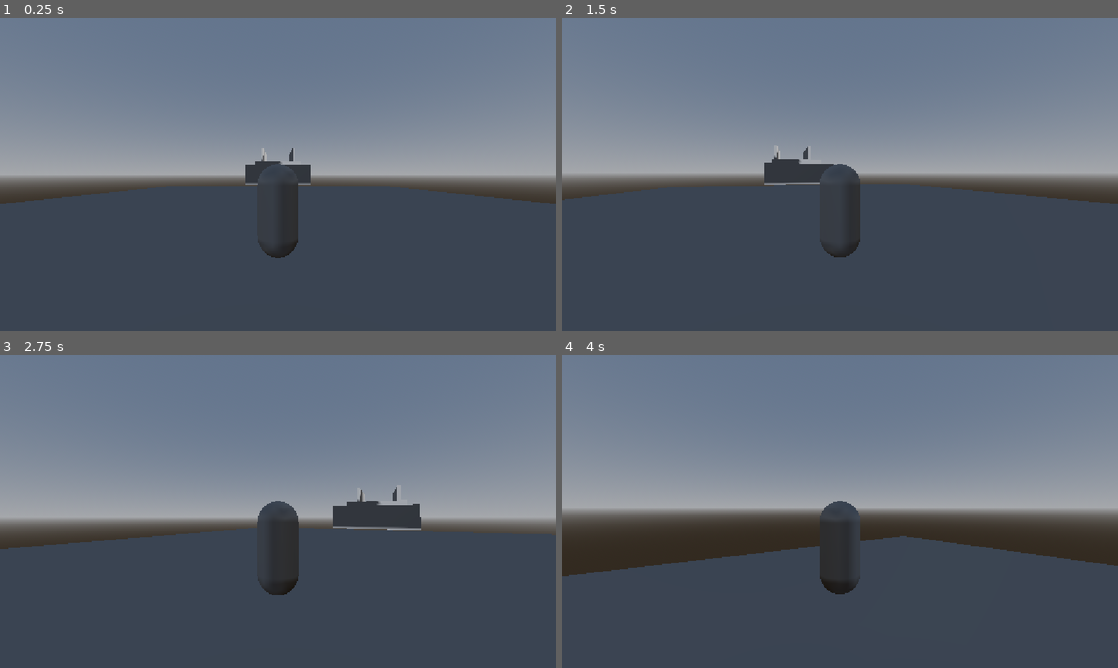
Above: before the commit, frames 1-4 (two rows, left to right).
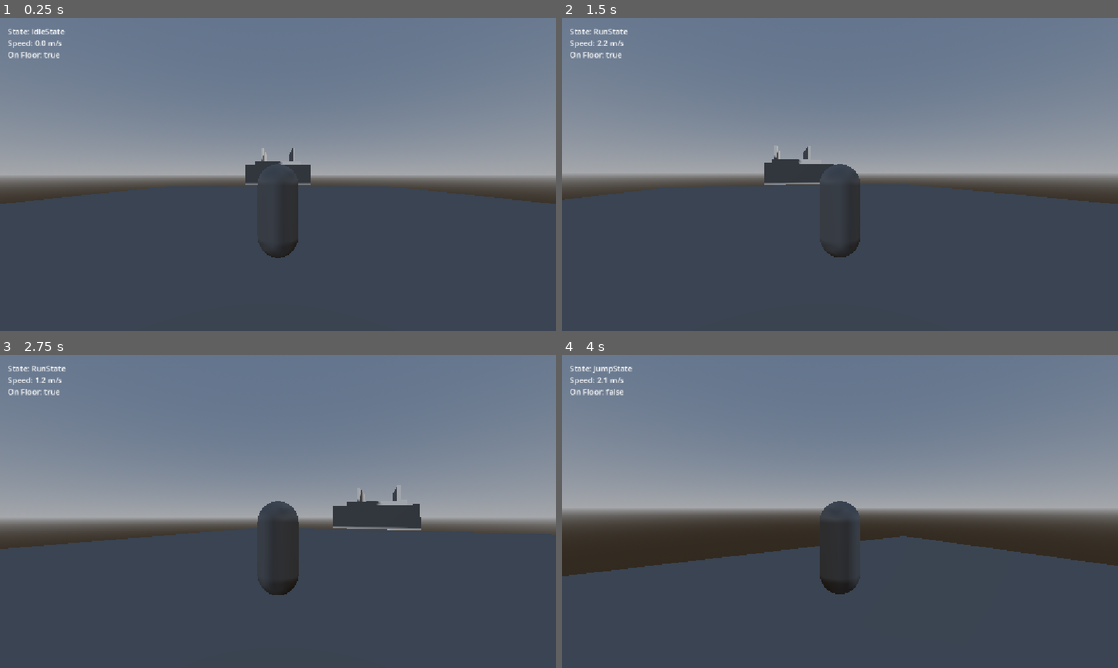
Above: after the commit, the same moments.

Repository: StepTred/Chase-game-proto
Game: Godot game, scene res://levels/test/rooftop_test.tscn
Two runs of this game, one before a commit and one after it. Both use one fixed random seed, a clock stepped at 60 frames per second and the inputs below.
Inputs (mouse positions are in pixels of both pictures, inside the frame that each line leads up to):
- Up to frame 1 (0.25 s): no input
- Up to frame 2 (1.5 s): tap Enter at 0.5 s; move the mouse to (867, 174) at 0.52 s; hold W (move_forward) from 0.53 s (still down); tap Space (jump) at 0.77 s; move the mouse to (812, 174) at 1.27 s
- Up to frame 3 (2.75 s): keep holding W (move_forward); tap Space (jump) at 1.52 s; move the mouse to (289, 505) at 2.02 s
- Up to frame 4 (4 s): keep holding W (move_forward); move the mouse to (834, 517) at 2.77 s; tap Space (jump) at 3.02, 3.77 s; move the mouse to (878, 514) at 3.52 s

The runs differ from the first frame. In frame 1, 0.3% of the frame differs, in the area x 1-12%, y 3-13%; in frame 2, 0.3%; in frame 3, 0.3%; in frame 4, 0.3%, in the area x 1-13%, y 3-13%.

Commit message:
Add debug HUD showing state, speed, and floor status
Co-Authored-By: Claude Sonnet 5 <noreply@anthropic.com>

Diff:
--- /dev/null
+++ b/chase-game-project/levels/test/rooftop_test.gd
@@ -0,0 +1,9 @@
+class_name RooftopTestLevel
+extends Node3D
+
+@onready var player: PlayerController = $Player
+@onready var debug_hud: DebugHud = $DebugHud
+
+
+func _ready() -> void:
+	debug_hud.player = player
--- a/chase-game-project/levels/test/rooftop_test.tscn
+++ b/chase-game-project/levels/test/rooftop_test.tscn
@@ -1,6 +1,8 @@
-[gd_scene load_steps=5 format=3]
+[gd_scene load_steps=7 format=3]
 
-[ext_resource type="PackedScene" path="res://player/player.tscn" id="1_player"]
+[ext_resource type="Script" path="res://levels/test/rooftop_test.gd" id="1_level_script"]
+[ext_resource type="PackedScene" path="res://player/player.tscn" id="2_player"]
+[ext_resource type="PackedScene" path="res://ui/debug_hud.tscn" id="3_debug_hud"]
 
 [sub_resource type="ProceduralSkyMaterial" id="ProceduralSkyMaterial_rooftop"]
 
@@ -14,6 +16,7 @@
 ambient_light_energy = 1.0
 
 [node name="RooftopTestLevel" type="Node3D"]
+script = ExtResource("1_level_script")
 
 [node name="WorldEnvironment" type="WorldEnvironment" parent="."]
 environment = SubResource("Environment_rooftop")
@@ -25,8 +28,10 @@
 [node name="SpawnPoint" type="Marker3D" parent="."]
 transform = Transform3D(1, 0, 0, 0, 1, 0, 0, 0, 1, 0, 1, 10)
 
-[node name="Player" parent="." instance=ExtResource("1_player")]
+[node name="Player" parent="." instance=ExtResource("2_player")]
 transform = Transform3D(1, 0, 0, 0, 1, 0, 0, 0, 1, 0, 1, 10)
+
+[node name="DebugHud" parent="." instance=ExtResource("3_debug_hud")]
 
 [node name="Geometry" type="CSGCombiner3D" parent="."]
 use_collision = true
--- /dev/null
+++ b/chase-game-project/ui/debug_hud.gd
@@ -0,0 +1,26 @@
+class_name DebugHud
+extends CanvasLayer
+
+@export var player: PlayerController:
+	set(value):
+		player = value
+		if player and player.state_machine:
+			player.state_machine.state_changed.connect(_on_state_changed)
+			_on_state_changed(player.state_machine.current_state.name)
+
+@onready var state_label: Label = $StateLabel
+@onready var speed_label: Label = $SpeedLabel
+@onready var floor_label: Label = $FloorLabel
+
+
+func _process(_delta: float) -> void:
+	if not player:
+		return
+
+	var horizontal_speed: float = Vector2(player.velocity.x, player.velocity.z).length()
+	speed_label.text = "Speed: %.1f m/s" % horizontal_speed
+	floor_label.text = "On Floor: %s" % player.is_on_floor()
+
+
+func _on_state_changed(state_name: String) -> void:
+	state_label.text = "State: %s" % state_name
--- /dev/null
+++ b/chase-game-project/ui/debug_hud.tscn
@@ -0,0 +1,27 @@
+[gd_scene load_steps=2 format=3]
+
+[ext_resource type="Script" path="res://ui/debug_hud.gd" id="1_hud"]
+
+[node name="DebugHud" type="CanvasLayer"]
+script = ExtResource("1_hud")
+
+[node name="StateLabel" type="Label" parent="."]
+offset_left = 16.0
+offset_top = 16.0
+offset_right = 216.0
+offset_bottom = 40.0
+text = "State: —"
+
+[node name="SpeedLabel" type="Label" parent="."]
+offset_left = 16.0
+offset_top = 40.0
+offset_right = 216.0
+offset_bottom = 64.0
+text = "Speed: 0.0 m/s"
+
+[node name="FloorLabel" type="Label" parent="."]
+offset_left = 16.0
+offset_top = 64.0
+offset_right = 216.0
+offset_bottom = 88.0
+text = "On Floor: false"
